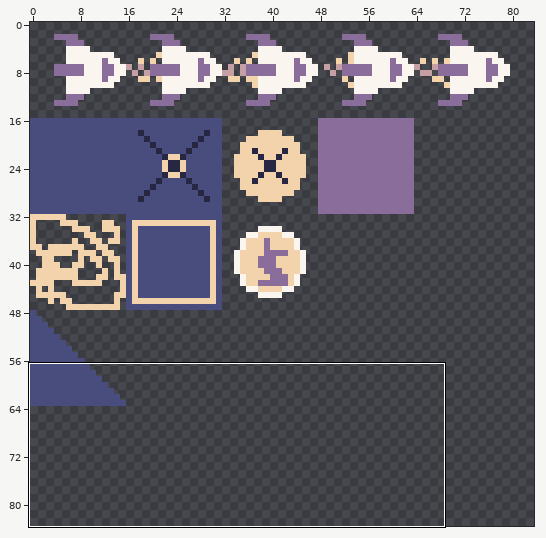
Sprite sheet: src/art/atlas.png. Above, an overview of the earlier version with the close-up marked.
Close-up. First the earlier version:
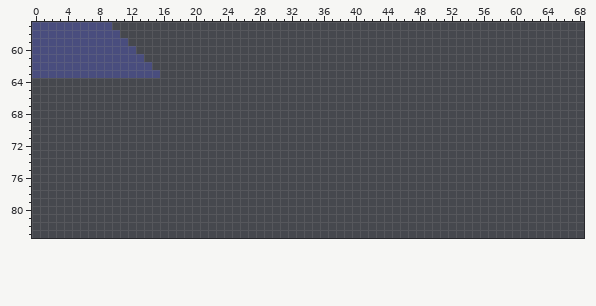
The file is 128x128 pixels. Shown: x 0..68, y 57..83. The wide view leaves out empty margins.
And afterwards:
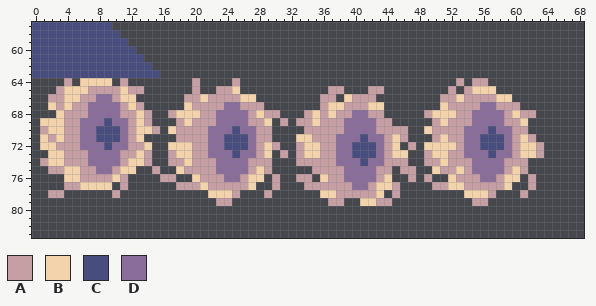
Palette (. is transparent): A #c69fa5  B #f2d3ab  C #494d7e  D #8b6d9c
From old to new:
The edit adds colour A in row 64 at x 4, 11, 20, 25, 53 and 55 to 56; in row 65 at x 3, 7 to 10, 12 to 13, 20, 23 to 24, 37 to 38, 42 to 43, 52 and 54; in row 66 at x 2 to 3, 6 to 7, 10, 19 to 20, 22 to 25, 36 to 37, 40 to 42, 51 to 52 and 54 to 57; in row 67 at x 3, 5 to 6, 11, 13, 20 to 23, 26 to 28, 36, 39 to 41, 52 to 55 and 58 to 60; in row 68 at x 4 to 6, 11 to 12, 14, 17, 21 to 22, 27, 29 to 30, 34, 36, 38 to 39, 42 to 43, 49, 53 to 54, 59 and 61 to 62; in row 69 at x 4 to 5, 12, 14, 18, 20 to 22, 27 to 28, 31, 33 to 34, 36 to 38, 43 to 44, 50, 52 to 54 and 59 to 60.
The edit adds colour A in row 70 at x 1, 4 to 5, 12, 15, 18 to 21, 28 to 29, 34 to 38, 43 to 46, 50 to 53 and 60 to 61; in row 71 at x 2, 4 to 5, 12, 18 to 21, 28 to 29, 35 to 37, 44, 46, 50, 52 to 53, 60 and 62; in row 72 at x 3 to 5, 12 to 13, 20 to 21, 28, 30, 33, 36 to 37, 44, 47, 53, 60 and 63; in row 73 at x 4 to 6, 11 to 12, 14, 17, 20 to 21, 28, 31, 33, 36 to 37, 44, 49, 52 to 53, 60 and 63; in row 74 at x 1, 4 to 6, 11, 14, 17 to 18, 20 to 22, 27 to 29, 33 to 37, 44 to 46, 49 to 50, 52 to 54 and 59 to 61; in row 75 at x 2 to 3, 6 to 7, 10, 15, 19 to 22, 27, 29, 35 to 38, 43 to 44, 46 to 47, 51 to 52, 54, 59 and 61.
The edit adds colour A in row 76 at x 6 to 9, 11, 16 to 17, 21 to 23, 26, 30, 33 to 34, 37 to 38, 43, 47, 49, 53 to 55, 58 and 62; in row 77 at x 4 to 5, 11, 18 to 20, 22 to 26, 30, 34 to 39, 42, 45, 50 to 51, 54 to 58 and 62; in row 78 at x 2 to 3, 10, 25, 29, 38 to 42, 45, 57 and 61; in row 79 at x 23 to 24, 37 to 38, 43 to 44 and 55 to 56.
The edit adds colour B in row 64 at x 6 to 9; in row 65 at x 4 to 6, 11, 25 and 55 to 57; in row 66 at x 4 to 5, 11 to 12, 21, 26 to 27, 39, 53 and 58 to 59; in row 67 at x 2, 4, 12, 19, 37 to 38, 42 to 43 and 51; in row 68 at x 3, 13, 18 to 20, 28, 35, 37, 50 to 52 and 60; in row 69 at x 1 to 3, 13, 19, 29, 35, 51 and 61.
The edit adds colour B in row 70 at x 2 to 3, 13 to 14, 17 and 49; in row 71 at x 1, 3, 13, 33 to 34, 45, 51 and 61; in row 72 at x 1 to 2, 14, 17 to 19, 29, 34 to 35, 45, 49 to 52 and 61 to 62; in row 73 at x 2 to 3, 13, 18 to 19, 29, 34 to 35, 45 to 46, 50 to 51 and 61 to 62; in row 74 at x 2 to 3, 12 to 13, 19 and 51; in row 75 at x 4 to 5, 11 to 12, 18, 28, 50, 53 and 60.
The edit adds colour B in row 76 at x 4 to 5, 10, 20, 27 to 28, 36, 44, 52 and 59 to 60; in row 77 at x 6 to 9, 21, 27, 43 to 44, 52 to 53 and 59; in row 78 at x 22 to 24, 36 to 37, 43 and 54 to 56; in row 79 at x 41 to 42.
The edit adds colour C in row 69 at x 9; in row 70 at x 8 to 10, 25 and 57; in row 71 at x 8 to 10, 24 to 26, 41 and 56 to 58; in row 72 at x 9, 24 to 26, 40 to 42 and 56 to 58; in row 73 at x 25, 40 to 42 and 57; in row 74 at x 41.
The edit adds colour D in row 66 at x 8 to 9; in row 67 at x 7 to 10, 24 to 25 and 56 to 57; in row 68 at x 7 to 10, 23 to 26, 40 to 41 and 55 to 58; in row 69 at x 6 to 8, 10 to 11, 23 to 26, 39 to 42 and 55 to 58; in row 70 at x 6 to 7, 11, 22 to 24, 26 to 27, 39 to 42, 54 to 56 and 58 to 59; in row 71 at x 6 to 7, 11, 22 to 23, 27, 38 to 40, 42 to 43, 54 to 55 and 59.
The edit adds colour D in row 72 at x 6 to 8, 10 to 11, 22 to 23, 27, 38 to 39, 43, 54 to 55 and 59; in row 73 at x 7 to 10, 22 to 24, 26 to 27, 38 to 39, 43, 54 to 56 and 58 to 59; in row 74 at x 7 to 10, 23 to 26, 38 to 40, 42 to 43 and 55 to 58; in row 75 at x 8 to 9, 23 to 26, 39 to 42 and 55 to 58; in row 76 at x 24 to 25, 39 to 42 and 56 to 57; in row 77 at x 40 to 41.
